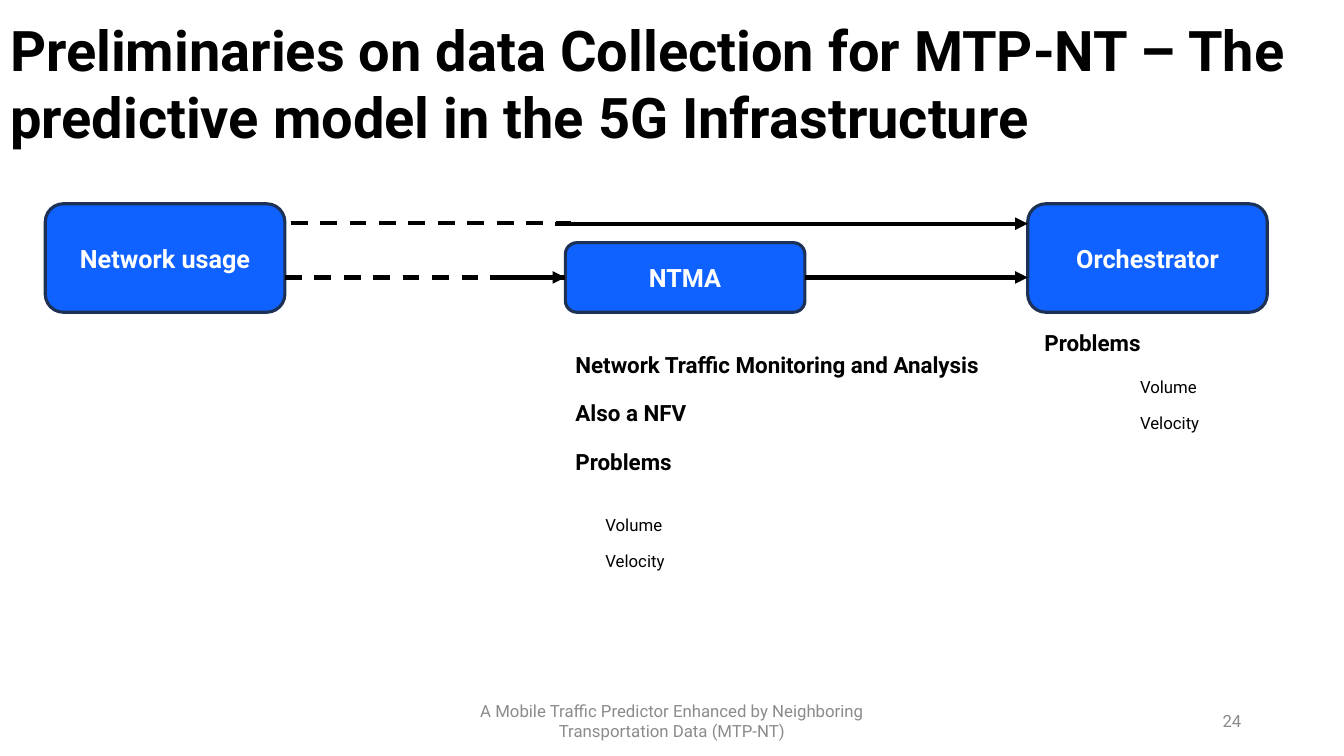
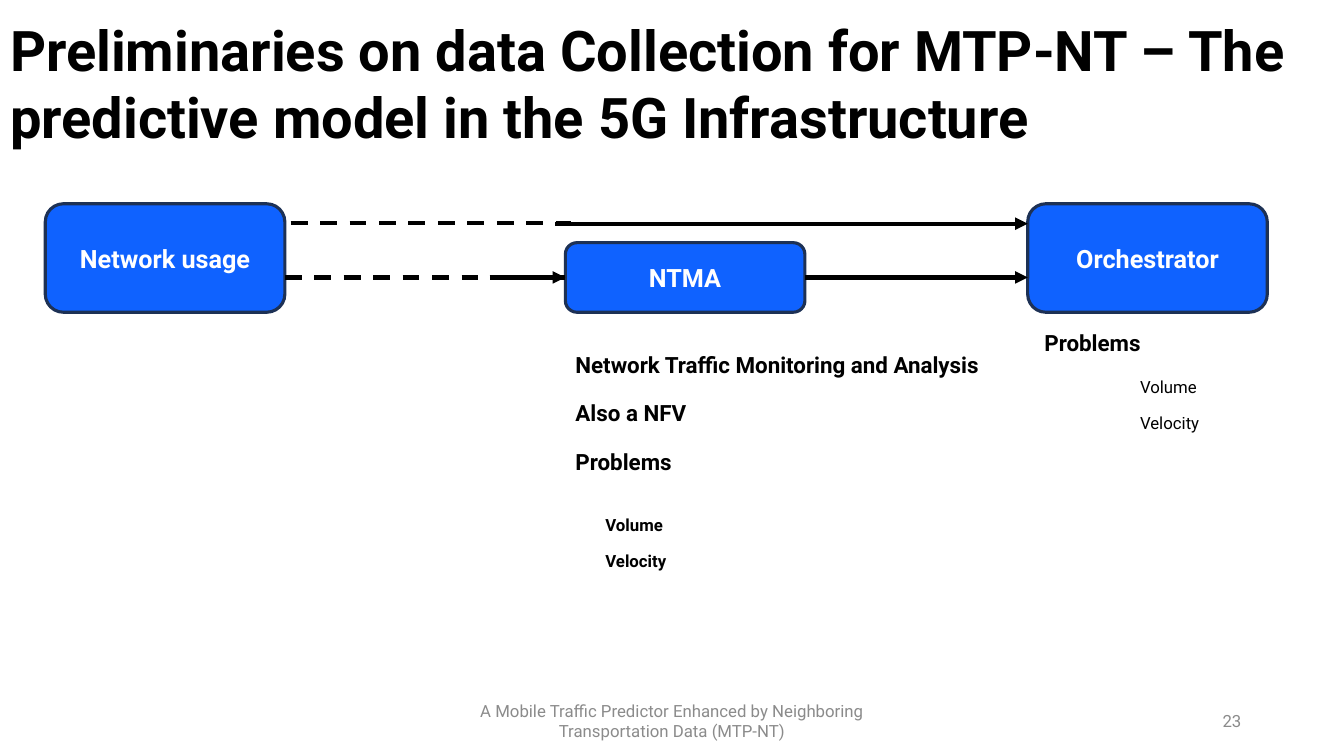
Before and after one commit to PatrickLdA/milan-telecom-analysis, a slide deck: slide 23 of defesa.pptx (slide 24 before the commit). Drawn at 1344x756 pixels with LibreOffice and Linux fonts; fonts in the diff are those of the drawing. Boxes give left, top, right and bottom in pixels: in the first picture for what was removed or moved away, otherwise in the second. Text is boxed around its words. In the diff, an @@ line names an element or a change of style, - is before the commit and + after.

```diff
--- a/defesa.pptx
+++ b/defesa.pptx
@@ text "Volume" at (x1=605, y1=518, x2=666, y2=571): bold on @@
@@ page number at (x1=1223, y1=715, x2=1242, y2=727): text changed @@
-24
+23
```
Also in this commit, not shown: 10 other slides changed, 10 slides added, 1 slide removed.
